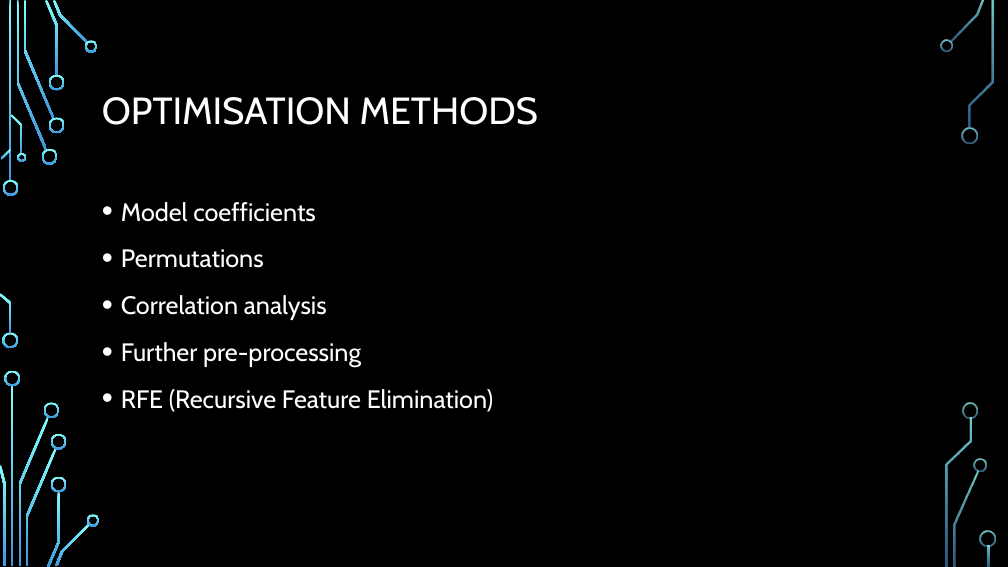
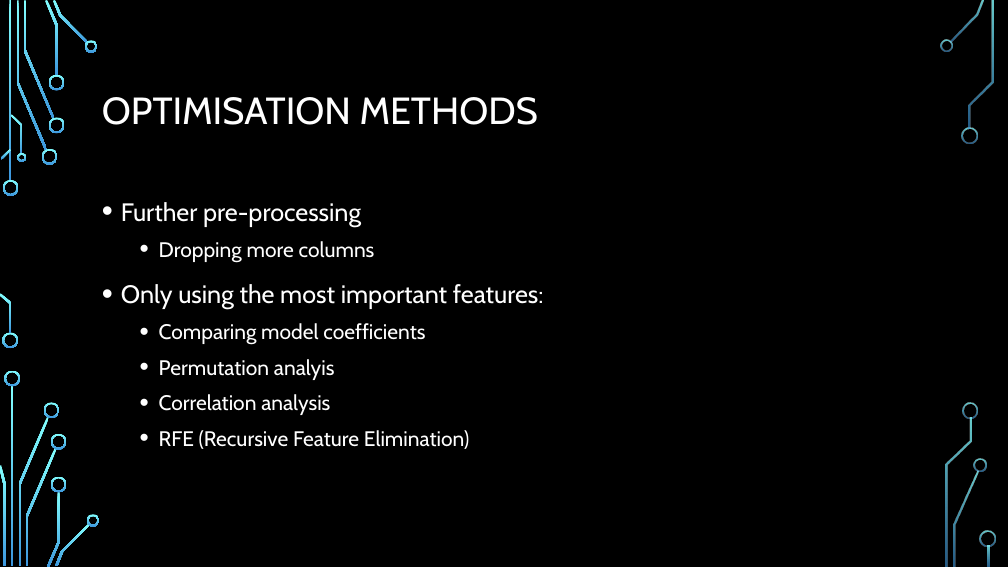
Before and after one commit to ddaniel2024/Project-4, a slide deck: slide 17 of Employee Attrition Prediction Presentation.pptx. Drawn at 1008x567 pixels with LibreOffice and Linux fonts; fonts in the diff are those of the drawing; background and template pictures are left out. Boxes give left, top, right and bottom in pixels: in the first picture for what was removed or moved away, otherwise in the second. Text is boxed around its words. In the diff, an @@ line names an element or a change of style, - is before the commit and + after.

```diff
--- a/Employee Attrition Prediction Presentation.pptx
+++ b/Employee Attrition Prediction Presentation.pptx
@@ text at (121, 202, 544, 380): text changed; size 24 to 20 pt @@
-• Model coefficients
-• Permutations
+• Further pre-processing
+  • Dropping more columns
+• Only using the most important features:
+  • Comparing model coefficients
+  • Permutation analyis
@@ text at (121, 342, 361, 367): paragraph removed @@
-• Further pre-processing
@@ text at (159, 394, 469, 449): size 24 to 20 pt in "Correlation analysis", "RFE (Recursive Feature Elimination)"; list level 1 to 2 in "Correlation analysis"; list level 1 to 2 in "RFE (Recursive Feature Elimination)" @@
```
Also in this commit, not shown: 12 other slides changed, 8 slides added, 8 slides removed, 10 other files.
